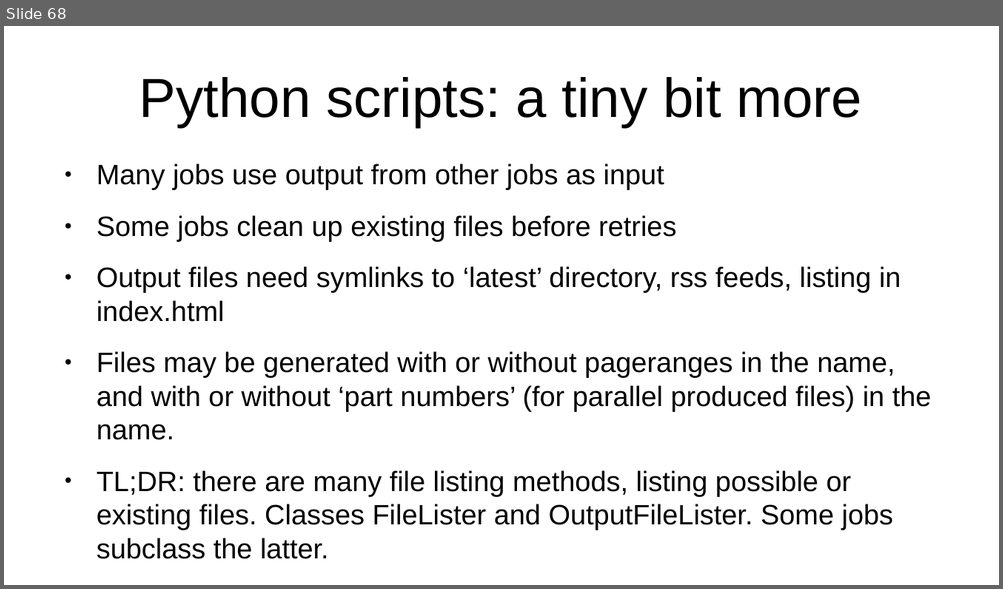
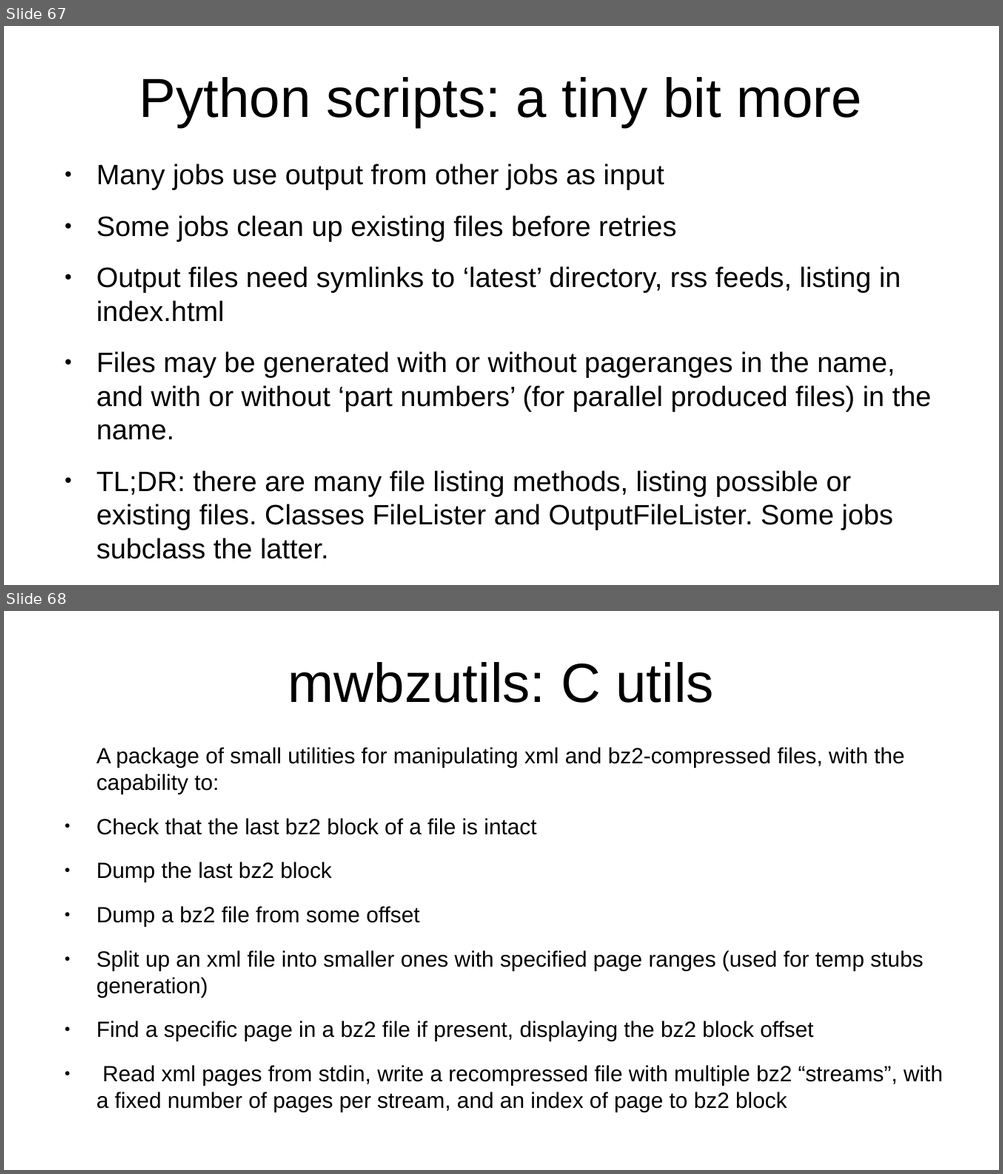
Before and after one commit to apergos/wikitalks, a slide deck: dumps-9-years-compressed.odp. Shown one above the other, each under a label of ours: slide 68 before the commit, slides 67 and 68 after it. The pictures are 1003x589 and 1003x1174 pixels, drawn with LibreOffice and Linux fonts; fonts in the diff are those of the drawing. Boxes give left, top, right and bottom in pixels: in the first picture for what was removed or moved away, otherwise in the second. Text is boxed around its words. In the diff, an @@ line names an element or a change of style, - is before the commit and + after.

```diff
--- a/dumps-9-years-compressed.odp
+++ b/dumps-9-years-compressed.odp
@@ slide 68 added at (x1=4, y1=611, x2=999, y2=1170), background #FFFFFF @@
@@ title added at (x1=288, y1=662, x2=713, y2=703), 44 pt, text #000000 @@
+mwbzutils: C utils
@@ text added at (x1=96, y1=747, x2=942, y2=1112), 17.6 pt, text #000000 @@
+A package of small utilities for manipulating xml and bz2-compressed files, with the capability to:
+● Check that the last bz2 block of a file is intact
+● Dump the last bz2 block
+● Dump a bz2 file from some offset
+● Split up an xml file into smaller ones with specified page ranges (used for temp stubs generation)
+● Find a specific page in a bz2 file if present, displaying the bz2 block offset
+● Read xml pages from stdin, write a recompressed file with multiple bz2 “streams”, with a fixed number of pages per stream, and an index of page to bz2 block
@@ what was slide 68 is now slide 67 @@
```
Also in this commit, not shown: 8 other slides added.
